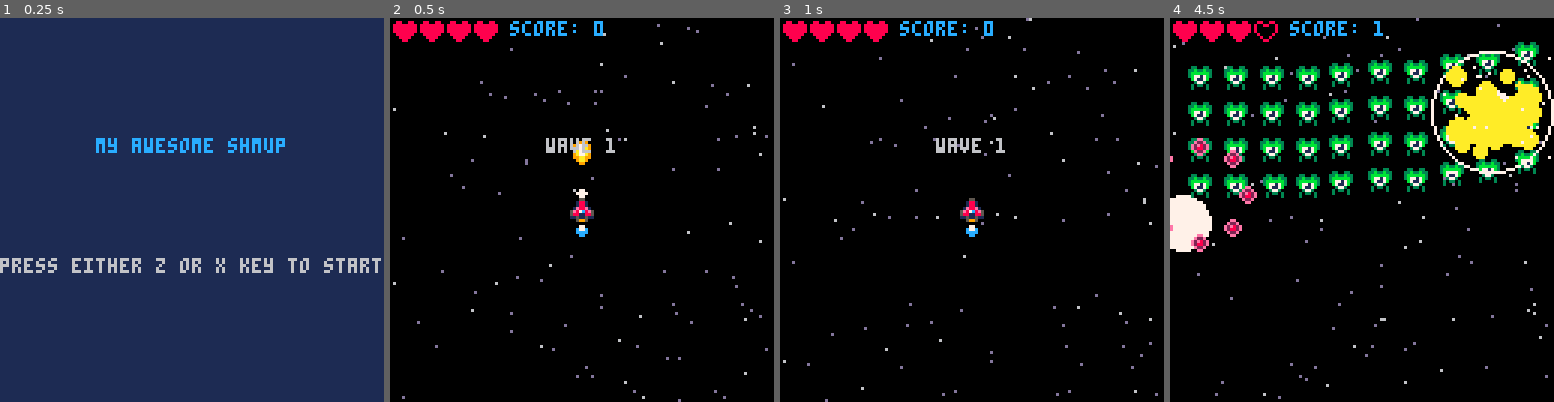
Above: before the commit, frames 1-4 (left to right).
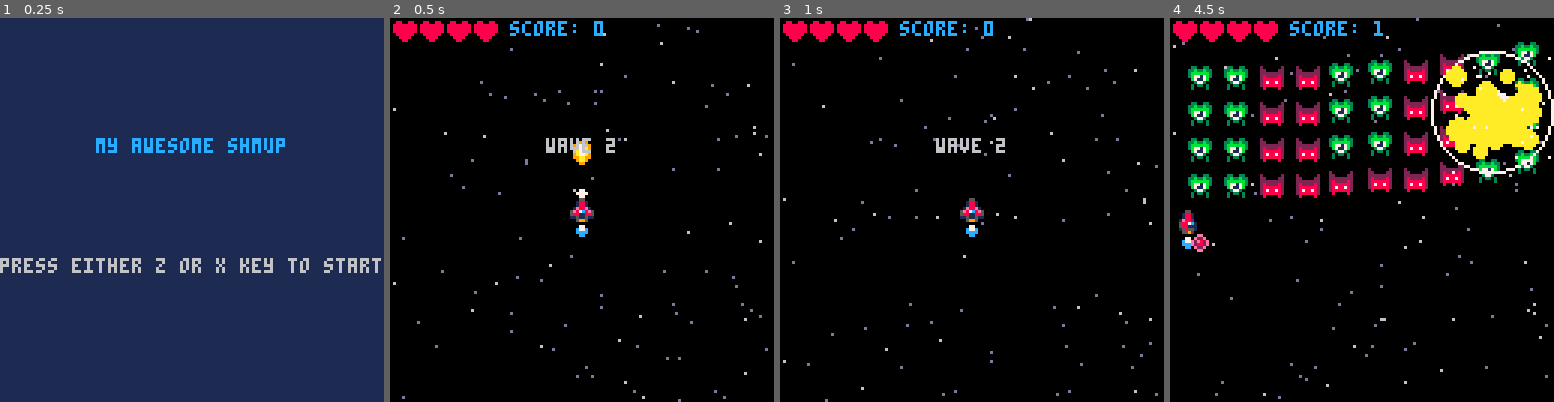
Above: after the commit, the same moments.

Repository: CRBroughton/pico-8-hero
Game: PICO-8 cartridge src/pico-8-hero.p8
Same seed, same stepped clock (60 frames per second), same inputs: the game is played once before the commit and once after it.
Inputs:
- Up to frame 1 (0.25 s): no input
- Up to frame 2 (0.5 s): tap X (X key) at 0.33 s
- Up to frame 3 (1 s): tap O (Z key) at 0.7 s
- Up to frame 4 (4.5 s): tap X (X key) at 1.07, 1.85, 2.97, 4.08 s; hold Right 1.6-2.1 s; tap O (Z key) every 0.4 s from 1.7 to 4.1 s; hold Up 2.15-2.42 s; hold Right 2.47-3.03 s; hold Left 3.08-3.58 s; hold Down 3.63-3.97 s; hold Right from 4.02 s (still down)

Frame 1 is identical in both runs. In frame 2, less than 0.1% of the frame differs, in the area x 56-59%, y 31-35%; in frame 3, less than 0.1%; in frame 4, 7.7%, in the area x 0-77%, y 1-61%.

Commit message:
feat(enemies): :sparkles: add aimed shots for enemy type 2

Diff:
--- a/src/behaviour.lua
+++ b/src/behaviour.lua
@@ -64,7 +64,7 @@
             if enemy.y > 110 then
                 enemy.sy = 1
             else
-                if gametime % 30 == 0 then
+                if gametime % 25 == 0 then
                     firespread(enemy, 8, 1, rnd())
                 end
             end
@@ -112,8 +112,13 @@
     local enemy = enemies[index]
 
     if enemy and enemy.mission == "protect" then
-        -- fire(enemy, 0.25, 2)
-        firespread(enemy, 8, 2)
+        if enemy.type == 4 then
+            firespread(enemy, 8, 1.3, rnd())
+        elseif enemy.type == 2 then
+            aimfire(enemy, 2)
+        else
+            fire(enemy, 0, 2)
+        end
     end
 end
 
--- a/src/bullets.lua
+++ b/src/bullets.lua
@@ -19,6 +19,7 @@
     enemy.flash = 4
     add(enemybullets, bullet)
     sfx(29)
+    return bullet
 end
 
 function firespread(enemy, number, speed, base)
@@ -29,3 +30,11 @@
         fire(enemy, 1 / number * i + base, speed)
     end
 end
+
+function aimfire(enemy, speed)
+    local bullet = fire(enemy, 0, speed)
+    local angle = atan2((ship.y + 4)  - bullet.y, (ship.x + 4) - bullet.x)
+
+    bullet.sy = cos(angle) * speed
+    bullet.sx = sin(angle) * speed
+end
--- a/src/draw.lua
+++ b/src/draw.lua
@@ -120,7 +120,7 @@
 
 function draw_win()
     draw_game()
-    print("Congratulations", 40, 40, 2)
+    print("congratulations", 40, 40, 2)
     print("press either z or x key", 20, 80, blink())
     print("to continue", 45, 90, 7)
 end
--- a/src/main.lua
+++ b/src/main.lua
@@ -47,7 +47,7 @@
 function startgame()
     gametime = 0
     lockout = 0
-    wave = 0
+    wave = 1
     nextwave()
     ship = makesprite()
     ship.lives = 4
